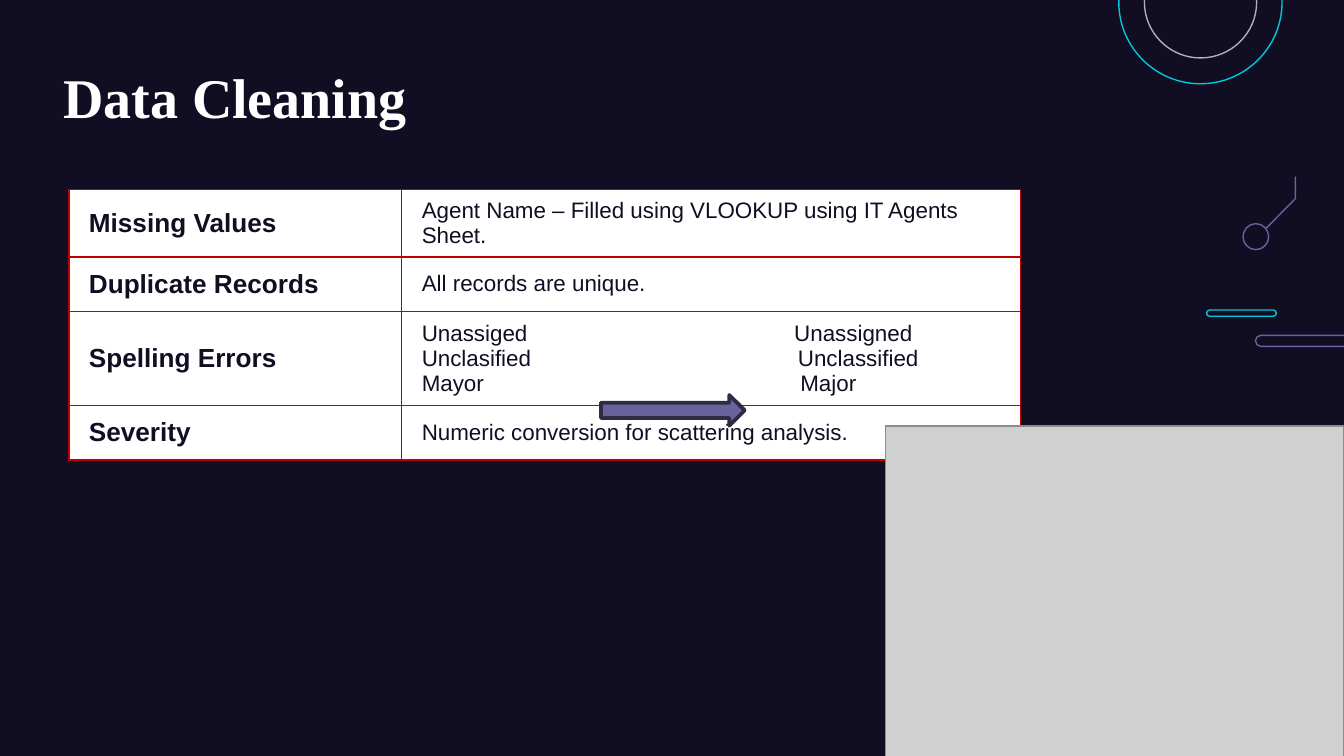
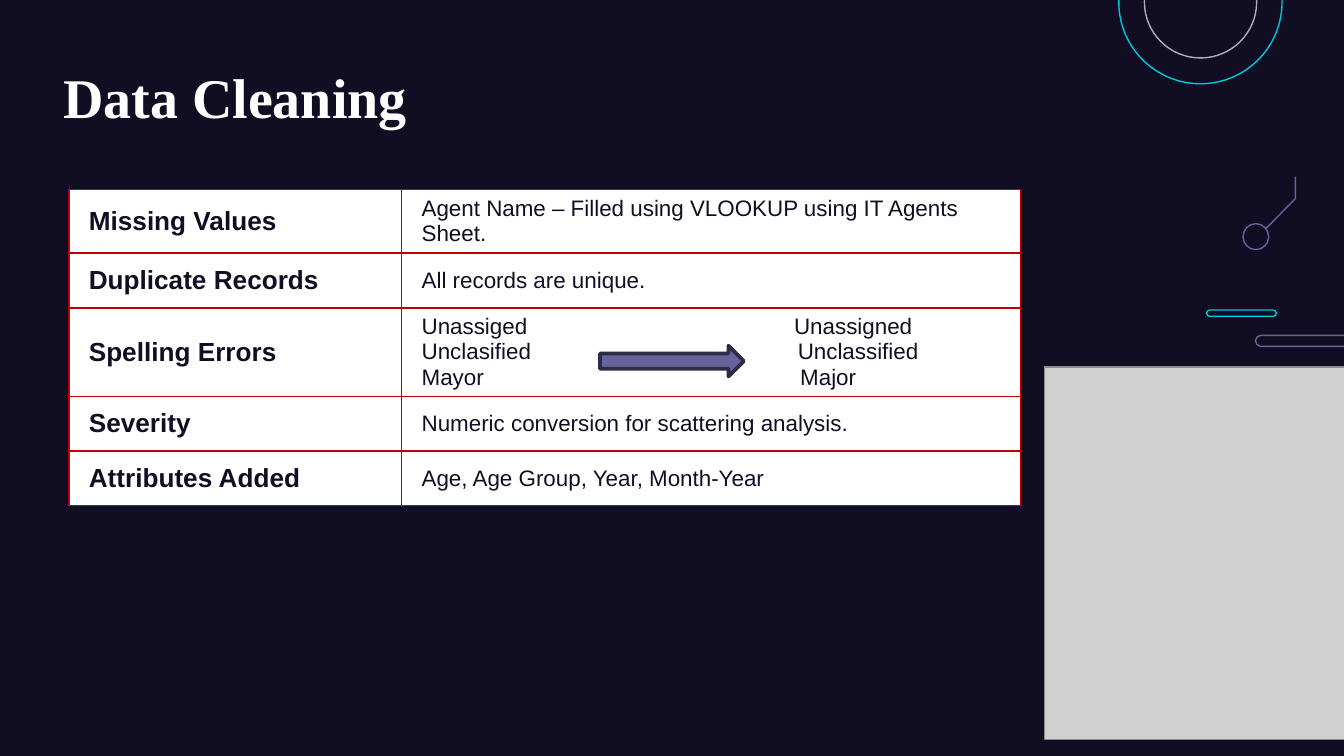
Before and after one commit to jemish123/IT_Ticket_Analysis, a slide deck: slide 5 of SpreadSheet_Project_IT_Ticket_Analysis.pptx. Drawn at 1344x756 pixels with LibreOffice and Linux fonts; fonts in the diff are those of the drawing; grey boxes stand for pictures. Boxes give left, top, right and bottom in pixels: in the first picture for what was removed or moved away, otherwise in the second. Text is boxed around its words. In the diff, an @@ line names an element or a change of style, - is before the commit and + after.

```diff
--- a/SpreadSheet_Project_IT_Ticket_Analysis.pptx
+++ b/SpreadSheet_Project_IT_Ticket_Analysis.pptx
@@ table at (69, 190, 1020, 630) @@
+row 5: Attributes Added | Age, Age Group, Year, Month-Year
@@ right arrow: place and size @@
-right arrow at (601, 395, 745, 426)
+right arrow at (601, 345, 745, 376)
@@ picture: place and size @@
-picture at (886, 426, 1344, 756)
+picture at (1044, 367, 1344, 739)
```
Also in this commit, not shown: 16 other slides changed, 5 slides added, 2 slides removed, 6 other files.
